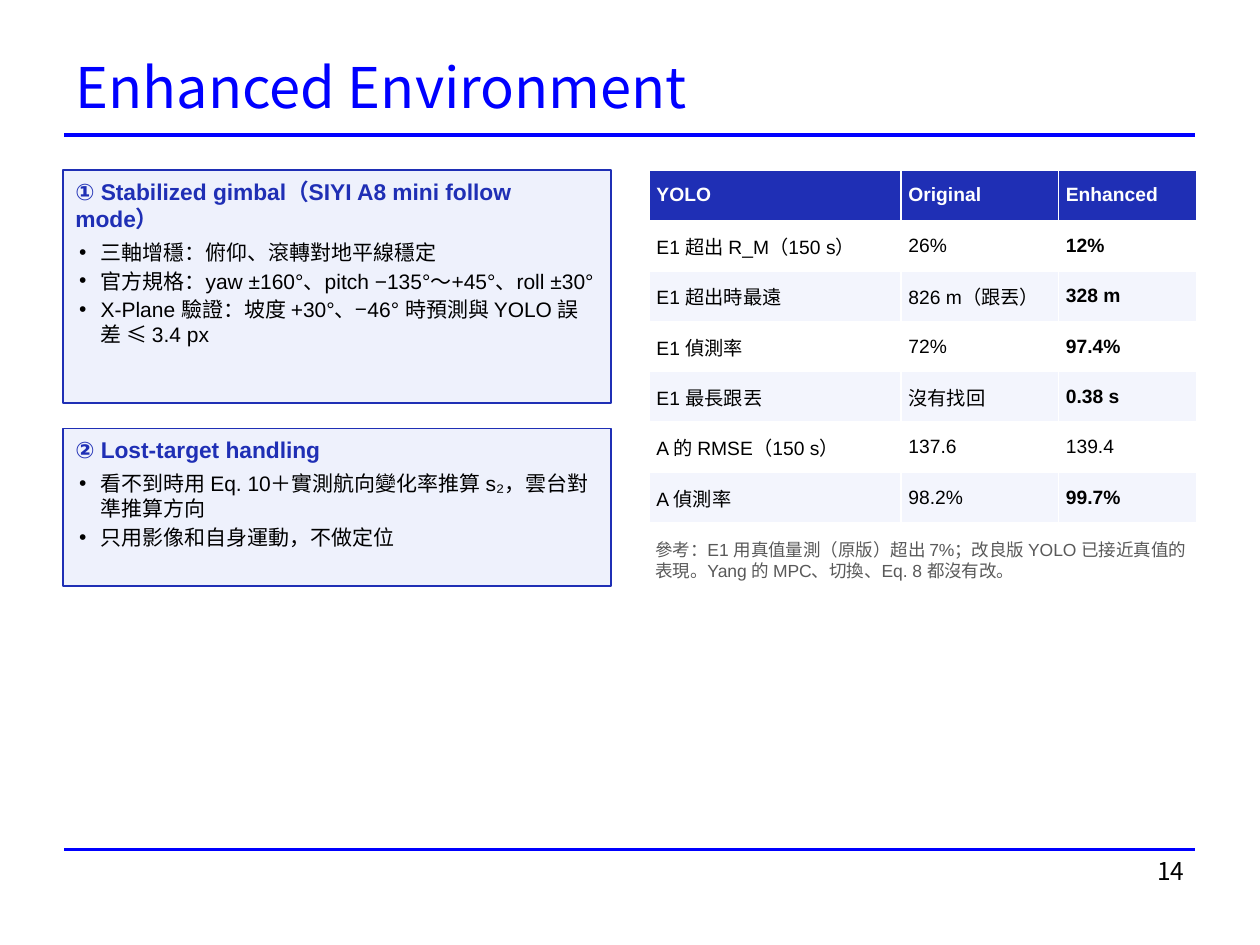
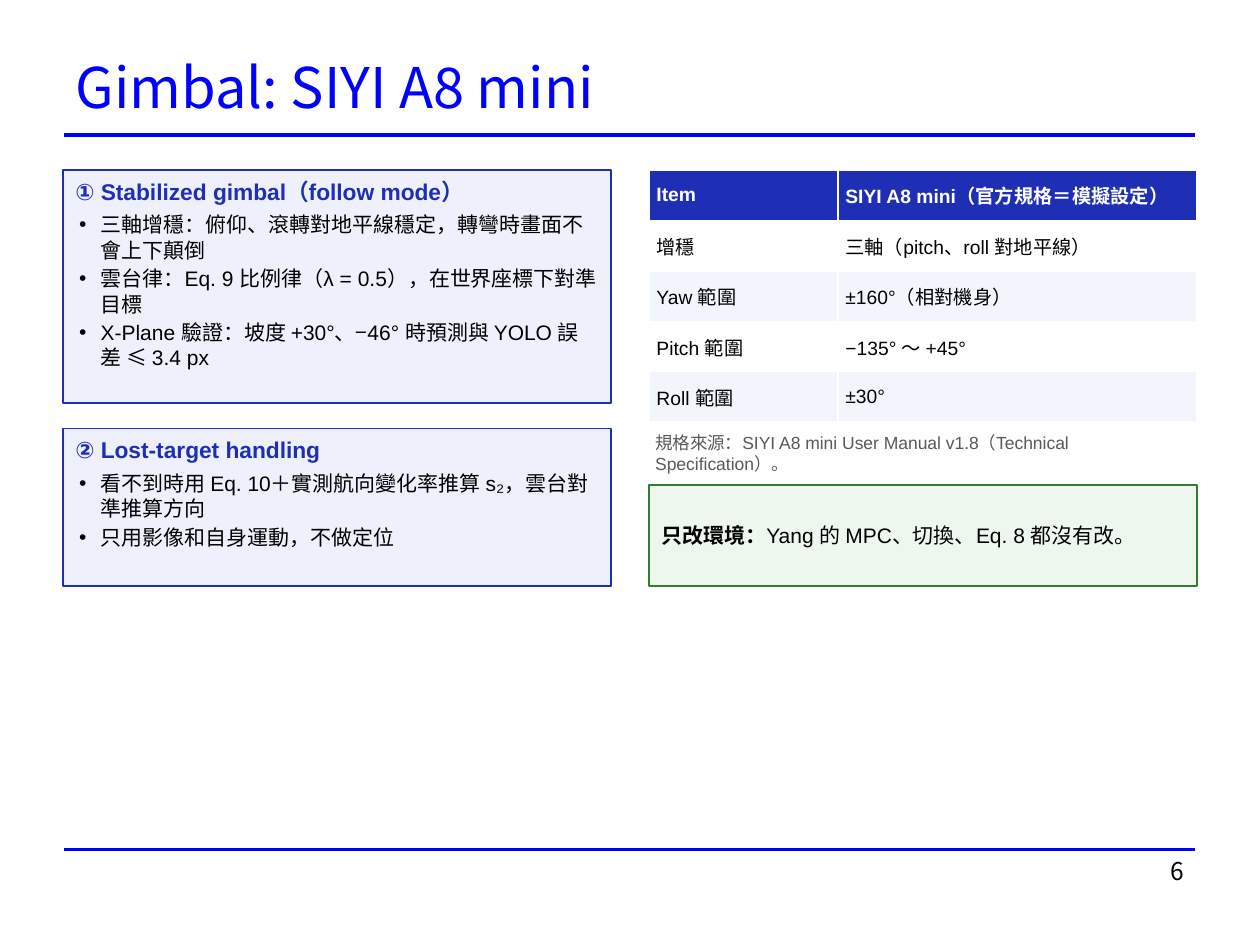
Before and after one commit to rossi1122/hsiang_thesis_simulation, a slide deck: slide 6 of docs/presentations/20261118_Phase2_進度報告.pptx (slide 14 before the commit). Drawn at 1260x945 pixels with LibreOffice and Linux fonts; fonts in the diff are those of the drawing. Boxes give left, top, right and bottom in pixels: in the first picture for what was removed or moved away, otherwise in the second. Text is boxed around its words. In the diff, an @@ line names an element or a change of style, - is before the commit and + after.

```diff
--- a/docs/presentations/20261118_Phase2_進度報告.pptx
+++ b/docs/presentations/20261118_Phase2_進度報告.pptx
@@ title at bbox=[76, 63, 594, 109]: text changed @@
-Enhanced Environment
+Gimbal: SIYI A8 mini
@@ table at bbox=[649, 170, 1197, 422] @@
-YOLO | Original | Enhanced
-E1 超出 R_M（150 s） | 26% | 12%
-E1 超出時最遠 | 826 m（跟丟） | 328 m
-E1 偵測率 | 72% | 97.4%
-E1 最長跟丟 | 沒有找回 | 0.38 s
-A 的 RMSE（150 s） | 137.6 | 139.4
-A 偵測率 | 98.2% | 99.7%
+Item | SIYI A8 mini（官方規格＝模擬設定）
+增穩 | 三軸（pitch、roll 對地平線）
+Yaw 範圍 | ±160°（相對機身）
+Pitch 範圍 | −135° ～ +45°
+Roll 範圍 | ±30°
@@ text in rectangle at bbox=[75, 180, 597, 314]: text changed @@
-① Stabilized gimbal（SIYI A8 mini follow mode）
-• 三軸增穩：俯仰、滾轉對地平線穩定
-• 官方規格：yaw ±160°、pitch −135°～+45°、roll ±30°
+① Stabilized gimbal（follow mode）
+• 三軸增穩：俯仰、滾轉對地平線穩定，轉彎時畫面不會上下顛倒
+• 雲台律：Eq. 9 比例律（λ = 0.5），在世界座標下對準目標
@@ text at bbox=[655, 434, 1069, 474]: text changed @@
-參考：E1 用真值量測（原版）超出 7%；改良版 YOLO 已接近真值的表現。Yang 的 MPC、切換、Eq. 8 都沒有改。
+規格來源：SIYI A8 mini User Manual v1.8（Technical Specification）。
@@ rectangle added at bbox=[649, 485, 1197, 586], fill #EEF7EE, outline #2E7D32 1 pt, 12 pt, text #000000 @@
+只改環境：Yang 的 MPC、切換、Eq. 8 都沒有改。
@@ page number at bbox=[1171, 861, 1185, 881]: text changed @@
-14
+6
```
Also in this commit, not shown: 14 other slides changed, 1 slide removed.
